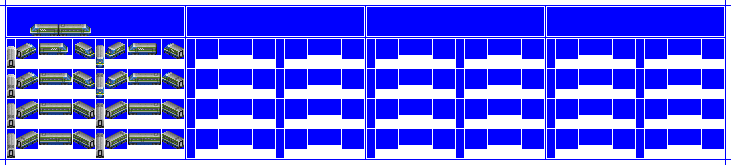
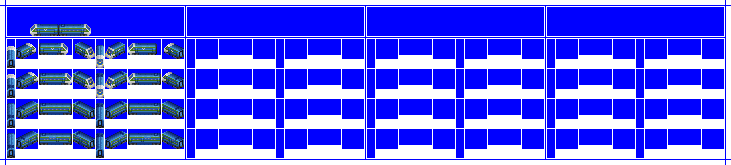
Before/after of a 731 × 165 layered artwork. What changed in the layer stack:
hid "Liv0", moved it above "Liv1" over <box>7,24,184,156</box>
added layer "2cc" above "BLACK" over <box>7,24,184,156</box>